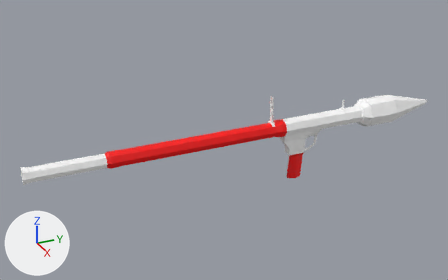
The Blender file Bozobaralika/Assets/Modelos/Armas/Lanzagranadas/RPG-2.blend, before and after one commit.
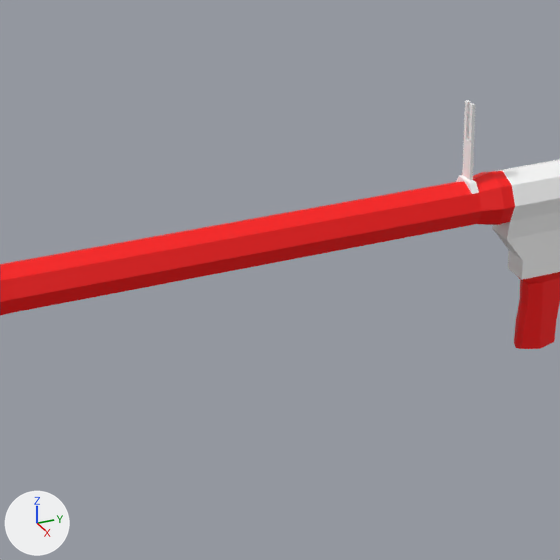
There are two pictures of each version: one whole from a 50 mm lens placed at (1.379, -0.843, 0.686), pointed at (-0.036, -0.206, -0.022), one close up on the part from 26% to 67% of the width and 23% to 89% of the height. The axes (+X, +Y, +Z) are drawn at lower left. The lights are the same throughout.

In view in the first close-up: 'RPG-2'.
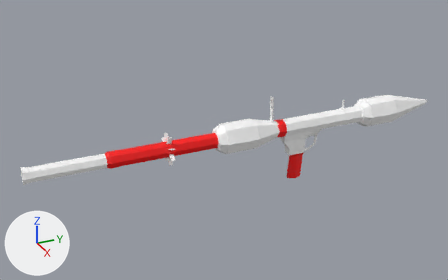
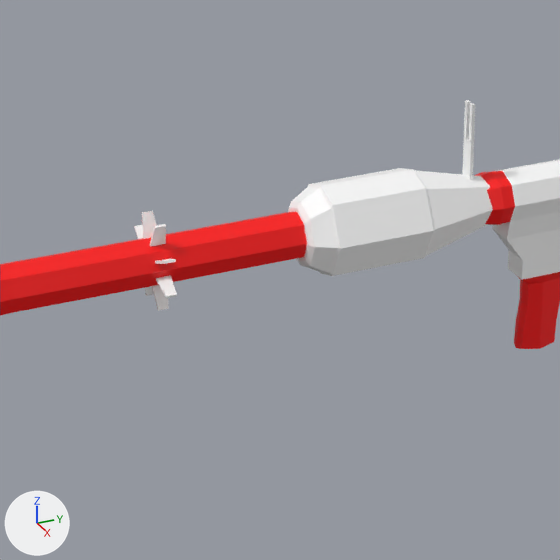
Commit message: modelo granada

Where the change shows, as pixel boxes (x1, y1, x2, y2) in the close-ups (560 x 560 px):
'Granada', added
    after: (134, 168, 493, 311)

The change, as a diff of the scene's bpy script:
```diff
--- a/Bozobaralika/Assets/Modelos/Armas/Lanzagranadas/RPG-2.blend.py
+++ b/Bozobaralika/Assets/Modelos/Armas/Lanzagranadas/RPG-2.blend.py
@@ mat_granada @@
+mat_granada = principled_material('Granada')
+mat_granada.base_color = (1.0, 1.0, 1.0)  # white #ffffff
@@ me_granada @@
+me_granada.from_pydata(...)  # 154 vertices, 160 faces; spans x -0.071..0.071, y -0.83..0.02, z -0.071..0.071
+me_granada.materials.append(mat_granada)  # white #ffffff
@@ ob_granada @@
+ob_granada = bpy.data.objects.new('Granada', me_granada)
+ob_granada.location = (0.0, 0.0, 0.0)
+ob_granada.scale = (0.6, 0.6, 0.6)
```
